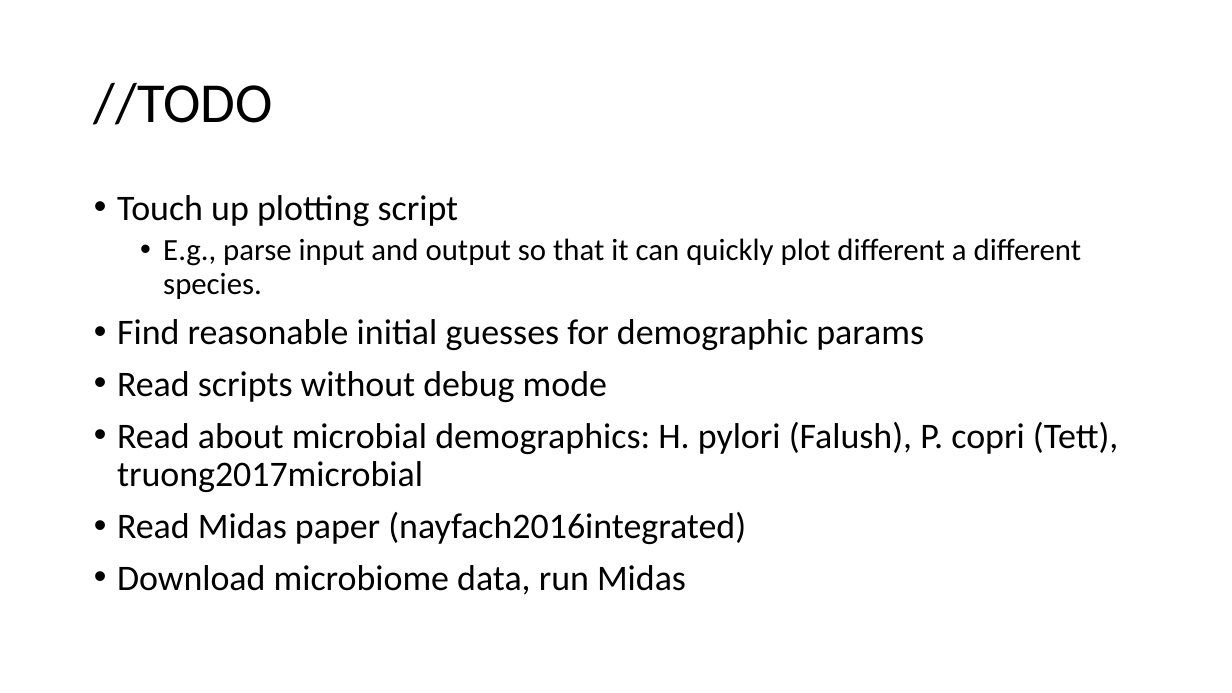
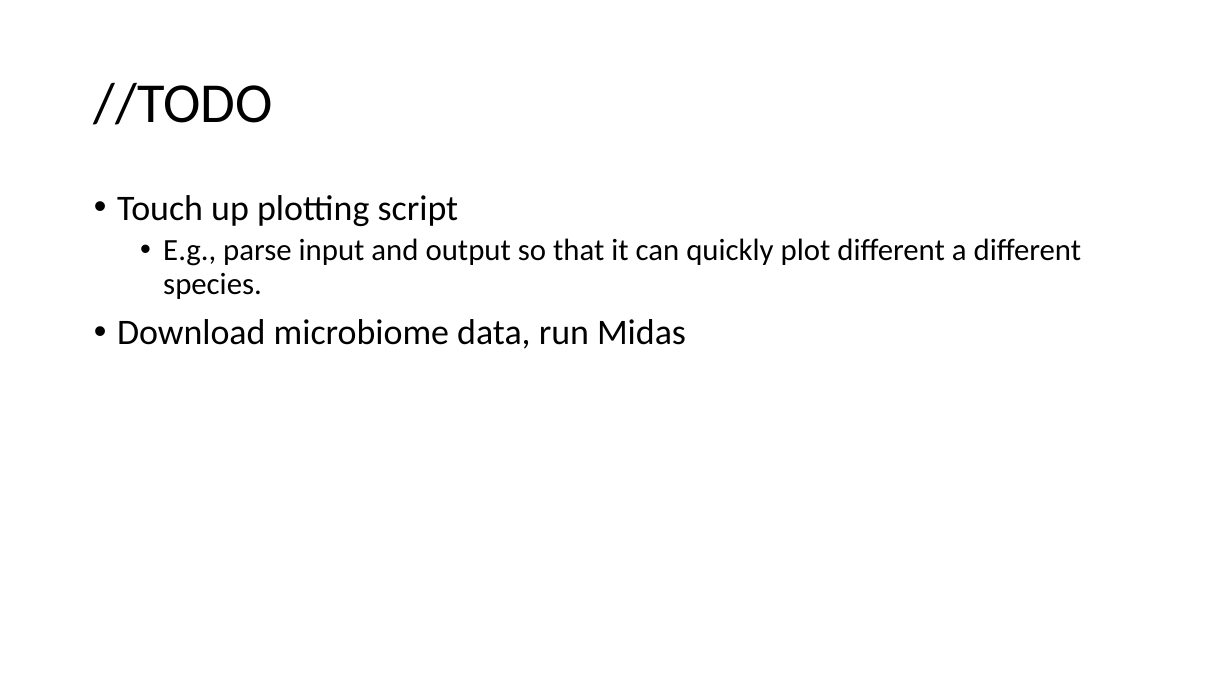
Before and after one commit to jon-mah/demo_for_ccgb, a slide deck: slide 12 of Summary/20210118_demo_for_ccgb_rotation_update.pptx (slide 10 before the commit). Drawn at 1232x693 pixels with LibreOffice and Linux fonts; fonts in the diff are those of the drawing. Boxes give left, top, right and bottom in pixels: in the first picture for what was removed or moved away, otherwise in the second. Text is boxed around its words. In the diff, an @@ line names an element or a change of style, - is before the commit and + after.

```diff
--- a/Summary/20210118_demo_for_ccgb_rotation_update.pptx
+++ b/Summary/20210118_demo_for_ccgb_rotation_update.pptx
@@ text at bbox=[117, 319, 1119, 544]: paragraphs removed @@
-• Find reasonable initial guesses for demographic params
-• Read scripts without debug mode
-• Read about microbial demographics: H. pylori (Falush), P. copri (Tett), truong2017microbial
-• Read Midas paper (nayfach2016integrated)
```
Also in this commit, not shown: 2 other slides changed, 6 slides added, 4 slides removed, 1 other file.
